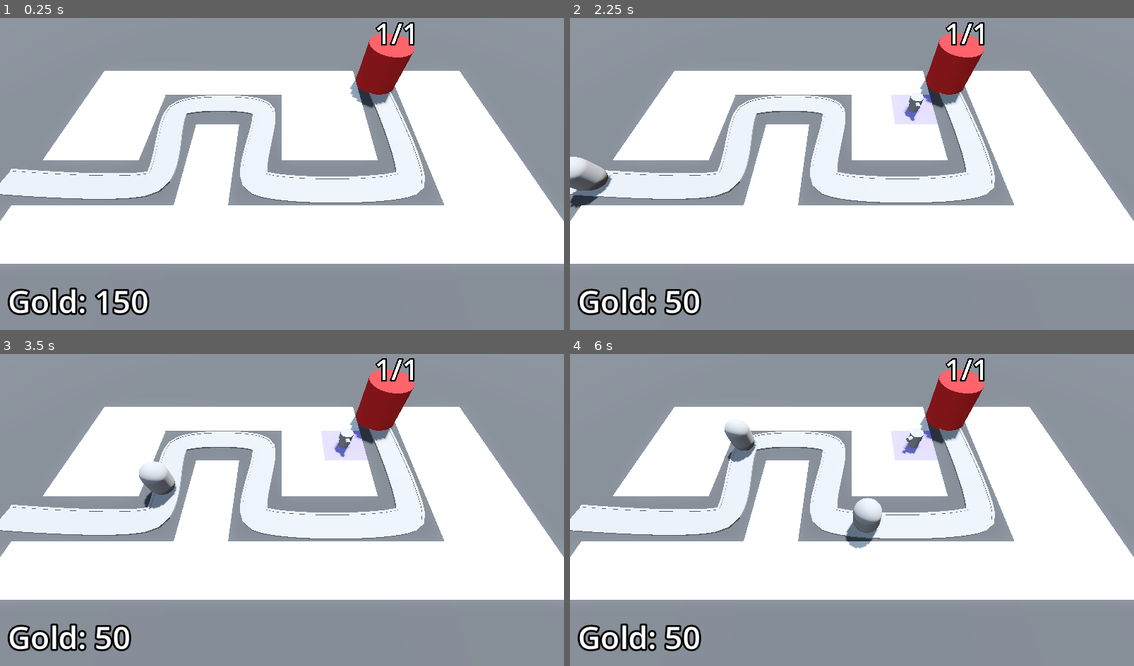
Above: before the commit, frames 1-4 (two rows, left to right).
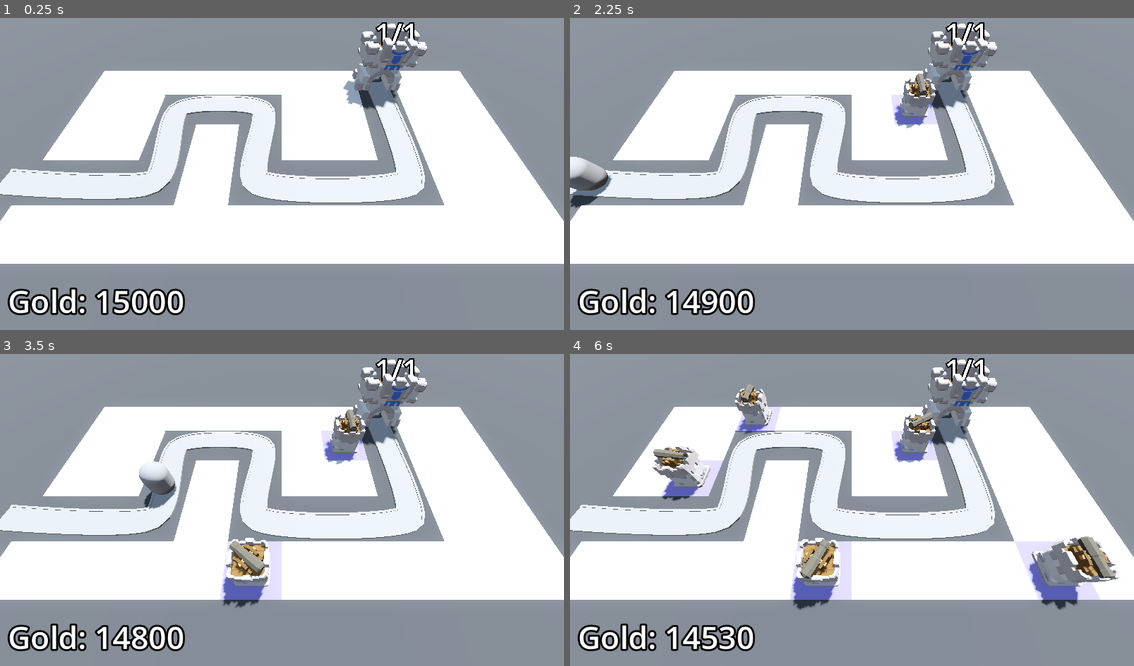
Above: after the commit, the same moments.

Repository: Schwenckenator/barbarian-blaster
Game: Godot game, scene res://base_level.tscn
Two runs of this game, one before a commit and one after it. Both use one fixed random seed, a clock stepped at 60 frames per second and the inputs below.
Inputs (mouse positions are in pixels of both pictures, inside the frame that each line leads up to):
- Up to frame 1 (0.25 s): no input
- Up to frame 2 (2.25 s): tap Enter at 0.5, 2 s; move the mouse to (976, 155) at 0.52 s; press the mouse at (976, 155) at 0.53 s; tap Space at 1.25 s; move the mouse to (739, 186) at 1.27 s; release the mouse at (739, 186) at 1.28 s; click (739, 186) at 1.35 s; move the mouse to (908, 102) at 2.02 s; press the mouse at (908, 102) at 2.03 s
- Up to frame 3 (3.5 s): move the mouse to (253, 572) at 2.77 s; release the mouse at (253, 572) at 2.78 s; click (253, 572) at 2.85 s
- Up to frame 4 (6 s): move the mouse to (1021, 556) at 3.52 s; press the mouse at (1021, 556) at 3.53 s; move the mouse to (682, 460) at 4.27 s; release the mouse at (682, 460) at 4.28 s; click (682, 460) at 4.35 s; move the mouse to (880, 506) at 5.02 s; press the mouse at (880, 506) at 5.03 s; move the mouse to (767, 428) at 5.77 s; release the mouse at (767, 428) at 5.78 s; click (767, 428) at 5.85 s

The runs differ from the first frame. In frame 1, 2.4% of the frame differs, in the area x 26-76%, y 1-96%; in frame 2, 3.6%; in frame 3, 5.4%; in frame 4, 11%, in the area x 14-98%, y 1-96%.

Commit message:
added models

Diff:
--- a/base/base.tscn
+++ b/base/base.tscn
@@ -1,20 +1,13 @@
 [gd_scene load_steps=3 format=3 uid="uid://c5jwrsqqcrpgr"]
 
 [ext_resource type="Script" path="res://base/base.gd" id="1_w0q8t"]
-
-[sub_resource type="StandardMaterial3D" id="StandardMaterial3D_i1hwv"]
-albedo_color = Color(0.8, 0.16, 0.16, 1)
+[ext_resource type="PackedScene" uid="uid://d3fa85iwavlai" path="res://assets/Base.glb" id="2_m7hih"]
 
 [node name="Base" type="Node3D" groups=["base"]]
 script = ExtResource("1_w0q8t")
 max_health = 25
 
-[node name="CSGCylinder3D" type="CSGCylinder3D" parent="."]
-transform = Transform3D(1, 0, 0, 0, 1, 0, 0, 0, 1, 0, 2, 0)
-radius = 2.0
-height = 4.0
-sides = 32
-material = SubResource("StandardMaterial3D_i1hwv")
+[node name="Base" parent="." instance=ExtResource("2_m7hih")]
 
 [node name="HealthLabel" type="Label3D" parent="."]
 transform = Transform3D(1, 0, 0, 0, 1, 0, 0, 0, 1, 0, 4.97683, 0)
--- a/base_level.tscn
+++ b/base_level.tscn
@@ -137,6 +137,7 @@
 theme_override_constants/margin_right = 16
 theme_override_constants/margin_bottom = 16
 script = ExtResource("8_5esky")
+starting_gold = 15000
 
 [node name="GoldLabel" type="Label" parent="Bank"]
 layout_mode = 2
--- a/enemy/enemy_path.gd
+++ b/enemy/enemy_path.gd
@@ -25,4 +25,4 @@
 		if child is PathFollow3D:
 			return
 
-	victory_layer.visible = true
+	victory_layer.victory()
--- a/turret/turret.gd
+++ b/turret/turret.gd
@@ -3,7 +3,6 @@
 @export var projectile: PackedScene
 @export var turret_range:= 10.0
 
-@onready var barrel: Node3D = $TurretBase/TurretPivot/TurretTop/TurretBarrel
 @onready var turret_pivot: Node3D = $TurretBase/TurretPivot
 @onready var animation_player := $AnimationPlayer
 
@@ -21,7 +20,7 @@
 
 	var shot: Node3D = projectile.instantiate()
 	add_child(shot)
-	shot.global_position = barrel.global_position
+	shot.global_position = turret_pivot.global_position
 	shot.direction = turret_pivot.global_basis.z
 
 	# Prevent projectiles from dropping down
--- a/turret/turret.tscn
+++ b/turret/turret.tscn
@@ -1,20 +1,9 @@
-[gd_scene load_steps=9 format=3 uid="uid://cvfumbcoulp8m"]
+[gd_scene load_steps=8 format=3 uid="uid://cvfumbcoulp8m"]
 
 [ext_resource type="Script" path="res://turret/turret.gd" id="1_rwuch"]
 [ext_resource type="PackedScene" uid="uid://ciy3ck8i3i7ah" path="res://turret/projectile.tscn" id="2_50aay"]
-
-[sub_resource type="CylinderMesh" id="CylinderMesh_h6n14"]
-height = 1.0
-
-[sub_resource type="CylinderMesh" id="CylinderMesh_ahvwi"]
-top_radius = 0.6
-bottom_radius = 0.6
-height = 0.6
-
-[sub_resource type="CylinderMesh" id="CylinderMesh_rxf0q"]
-top_radius = 0.2
-bottom_radius = 0.2
-height = 0.5
+[ext_resource type="PackedScene" uid="uid://xk0vvvc4hg7n" path="res://assets/TurretBase.glb" id="3_jsov3"]
+[ext_resource type="PackedScene" uid="uid://cx0jq3jswjt5k" path="res://assets/Cannon.glb" id="4_7n86c"]
 
 [sub_resource type="Animation" id="Animation_1bh6l"]
 length = 0.001
@@ -81,21 +70,19 @@
 script = ExtResource("1_rwuch")
 projectile = ExtResource("2_50aay")
 
-[node name="TurretBase" type="MeshInstance3D" parent="."]
+[node name="TurretBase" type="Node3D" parent="."]
 transform = Transform3D(1, 0, 0, 0, 1, 0, 0, 0, 1, 0, 0.5, 0)
-mesh = SubResource("CylinderMesh_h6n14")
 
 [node name="TurretPivot" type="Node3D" parent="TurretBase"]
 transform = Transform3D(1, 0, 0, 0, 1, 0, 0, 0, 1, 0, 0.7, 0)
 
-[node name="TurretTop" type="MeshInstance3D" parent="TurretBase/TurretPivot"]
-mesh = SubResource("CylinderMesh_ahvwi")
-skeleton = NodePath("../..")
+[node name="TurretTop" type="Node3D" parent="TurretBase/TurretPivot"]
 
-[node name="TurretBarrel" type="MeshInstance3D" parent="TurretBase/TurretPivot/TurretTop"]
-transform = Transform3D(1, 0, 0, 0, -2.98023e-08, -1, 0, 1, -2.98023e-08, 0, 0, 0.8)
-mesh = SubResource("CylinderMesh_rxf0q")
-skeleton = NodePath("../../..")
+[node name="Cannon" parent="TurretBase/TurretPivot/TurretTop" instance=ExtResource("4_7n86c")]
+transform = Transform3D(1, 0, 0, 0, 1, 0, 0, 0, 1, 0, 0.8, 0)
+
+[node name="TurretBase" parent="TurretBase" instance=ExtResource("3_jsov3")]
+transform = Transform3D(1, 0, 0, 0, 1, 0, 0, 0, 1, 0, -0.5, 0)
 
 [node name="Timer" type="Timer" parent="."]
 autostart = true
--- a/user_interface/victory_layer.gd
+++ b/user_interface/victory_layer.gd
@@ -1,7 +1,32 @@
 extends CanvasLayer
+
+@onready var star_1 = %Star1
+@onready var star_2 = %Star2
+@onready var star_3 = %Star3
+
+@onready var health_label = %HealthLabel
+@onready var gold_label = %GoldLabel
+
+@export var star_3_gold_threshold := 500
 
 func retry() -> void:
 	get_tree().reload_current_scene()
 
 func quit_game() -> void:
 	get_tree().quit()
+
+func victory() -> void:
+	# display victory screen
+	visible = true
+
+	# Earn second star
+	var base = get_tree().get_first_node_in_group("base")
+	if base.health == base.max_health:
+		star_2.modulate = Color.WHITE
+		health_label.visible = true
+
+	# Earn third star
+	var bank = get_tree().get_first_node_in_group("bank")
+	if bank.gold > star_3_gold_threshold:
+		star_3.modulate = Color.WHITE
+		gold_label.visible = true
--- a/user_interface/victory_layer.tscn
+++ b/user_interface/victory_layer.tscn
@@ -1,6 +1,7 @@
-[gd_scene load_steps=3 format=3 uid="uid://ctseot085e1c2"]
+[gd_scene load_steps=4 format=3 uid="uid://ctseot085e1c2"]
 
 [ext_resource type="Script" path="res://user_interface/victory_layer.gd" id="1_knkvd"]
+[ext_resource type="Texture2D" uid="uid://buoet77drgxx3" path="res://assets/star.png" id="2_axqfg"]
 
 [sub_resource type="LabelSettings" id="LabelSettings_iinf2"]
 font_size = 96
@@ -37,6 +38,57 @@
 horizontal_alignment = 1
 justification_flags = 162
 
+[node name="StarContainer" type="HBoxContainer" parent="CenterContainer/PanelContainer/VBoxContainer"]
+layout_mode = 2
+
+[node name="Star1" type="TextureRect" parent="CenterContainer/PanelContainer/VBoxContainer/StarContainer"]
+unique_name_in_owner = true
+custom_minimum_size = Vector2(128, 128)
+layout_mode = 2
+size_flags_horizontal = 3
+texture = ExtResource("2_axqfg")
+expand_mode = 2
+stretch_mode = 5
+
+[node name="Star2" type="TextureRect" parent="CenterContainer/PanelContainer/VBoxContainer/StarContainer"]
+unique_name_in_owner = true
+modulate = Color(0, 0, 0, 1)
+custom_minimum_size = Vector2(128, 128)
+layout_mode = 2
+size_flags_horizontal = 3
+texture = ExtResource("2_axqfg")
+expand_mode = 2
+stretch_mode = 5
+
+[node name="Star3" type="TextureRect" parent="CenterContainer/PanelContainer/VBoxContainer/StarContainer"]
+unique_name_in_owner = true
+modulate = Color(0, 0, 0, 1)
+custom_minimum_size = Vector2(128, 128)
+layout_mode = 2
+size_flags_horizontal = 3
+texture = ExtResource("2_axqfg")
+expand_mode = 2
+stretch_mode = 5
+
+[node name="SurvivedLabel" type="Label" parent="CenterContainer/PanelContainer/VBoxContainer"]
+layout_mode = 2
+text = "Survived +1"
+horizontal_alignment = 1
+
+[node name="HealthLabel" type="Label" parent="CenterContainer/PanelContainer/VBoxContainer"]
+unique_name_in_owner = true
+visible = false
+layout_mode = 2
+text = "Full Health +1"
+horizontal_alignment = 1
+
+[node name="GoldLabel" type="Label" parent="CenterContainer/PanelContainer/VBoxContainer"]
+unique_name_in_owner = true
+visible = false
+layout_mode = 2
+text = "money money money +1"
+horizontal_alignment = 1
+
 [node name="HBoxContainer" type="HBoxContainer" parent="CenterContainer/PanelContainer/VBoxContainer"]
 layout_mode = 2
 
Binary file added: assets/Base.glb
Not shown, added: assets/Base.glb.import
Binary file added: assets/Base_Castle-metallic.png-Castle-roughness.png
Not shown, added: assets/Base_Castle-metallic.png-Castle-roughness.png.import
Binary file added: assets/Base_castle-colour-palette.png
Not shown, added: assets/Base_castle-colour-palette.png.import
Binary file added: assets/Cannon.glb
Not shown, added: assets/Cannon.glb.import
Binary file added: assets/Cannon_Castle-metallic.png-Castle-roughness.png
Not shown, added: assets/Cannon_Castle-metallic.png-Castle-roughness.png.import
Binary file added: assets/Cannon_castle-colour-palette.png
Not shown, added: assets/Cannon_castle-colour-palette.png.import
(and 20 more such lines)
